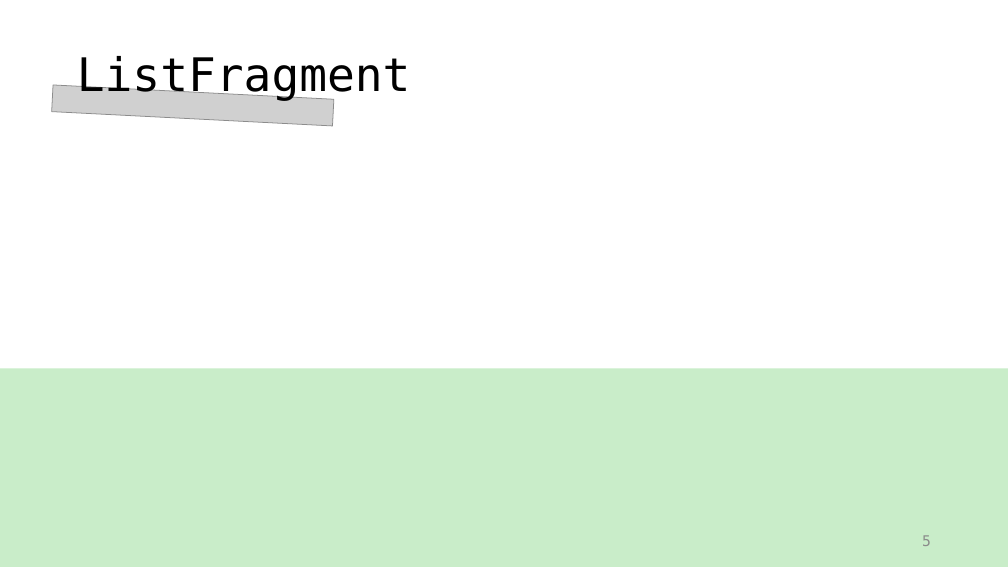
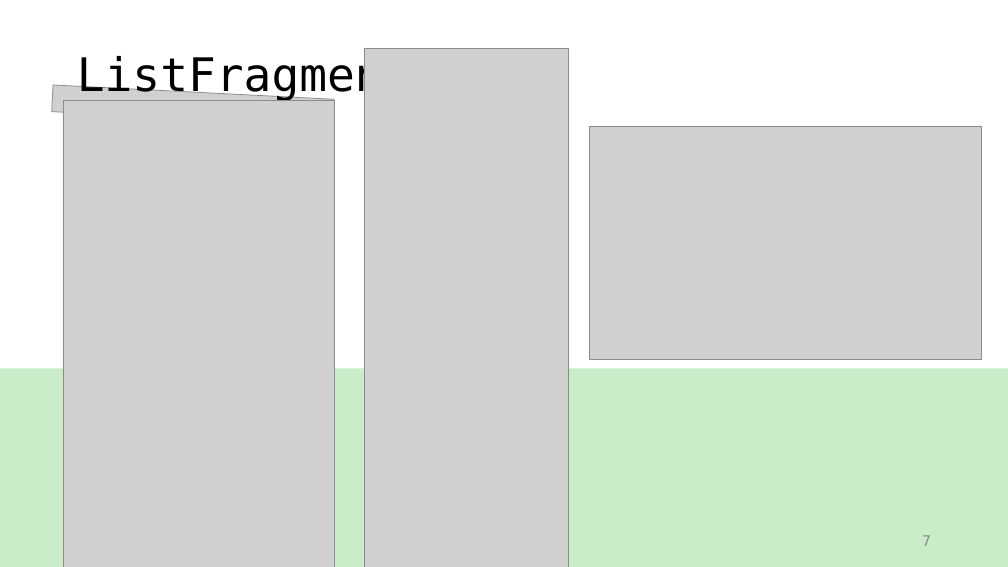
Before and after one commit to ccckyc/draw, a slide deck: slide 7 of Zoo.pptx (slide 5 before the commit). Drawn at 1008x567 pixels with LibreOffice and Linux fonts; fonts in the diff are those of the drawing; grey boxes stand for pictures. Boxes give left, top, right and bottom in pixels: in the first picture for what was removed or moved away, otherwise in the second. Text is boxed around its words. In the diff, an @@ line names an element or a change of style, - is before the commit and + after.

```diff
--- a/Zoo.pptx
+++ b/Zoo.pptx
@@ picture added at box(365, 48, 569, 567) @@
@@ picture added at box(64, 100, 334, 567) @@
@@ picture added at box(589, 126, 982, 359) @@
@@ page number at box(922, 535, 931, 546): text changed @@
-5
+7
```
Also in this commit, not shown: 2 other slides changed, 6 slides added, 1 other file.
